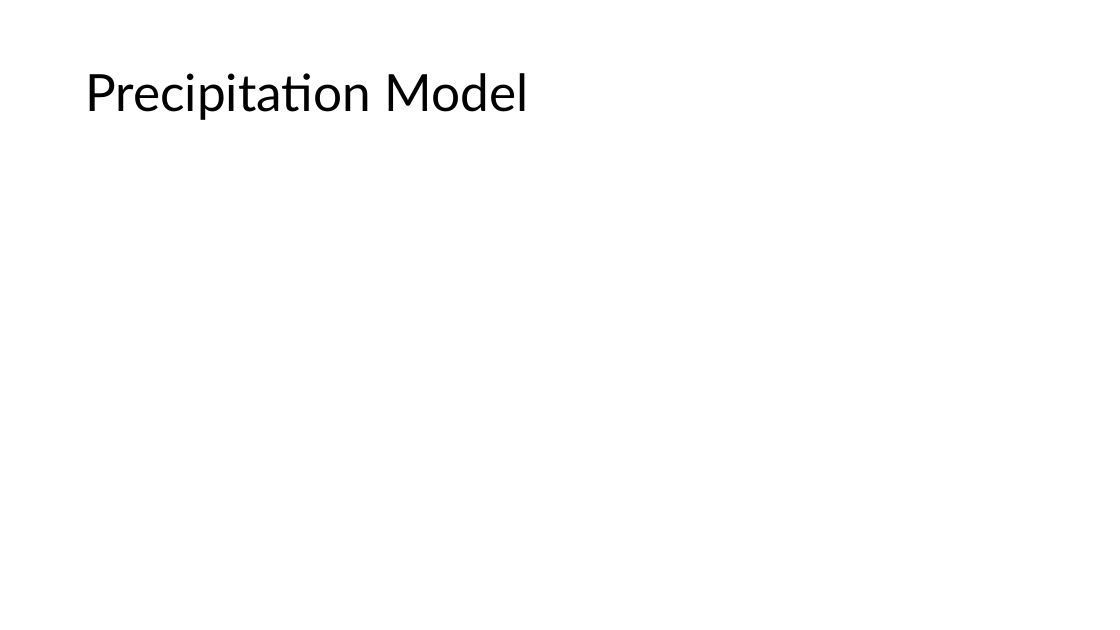
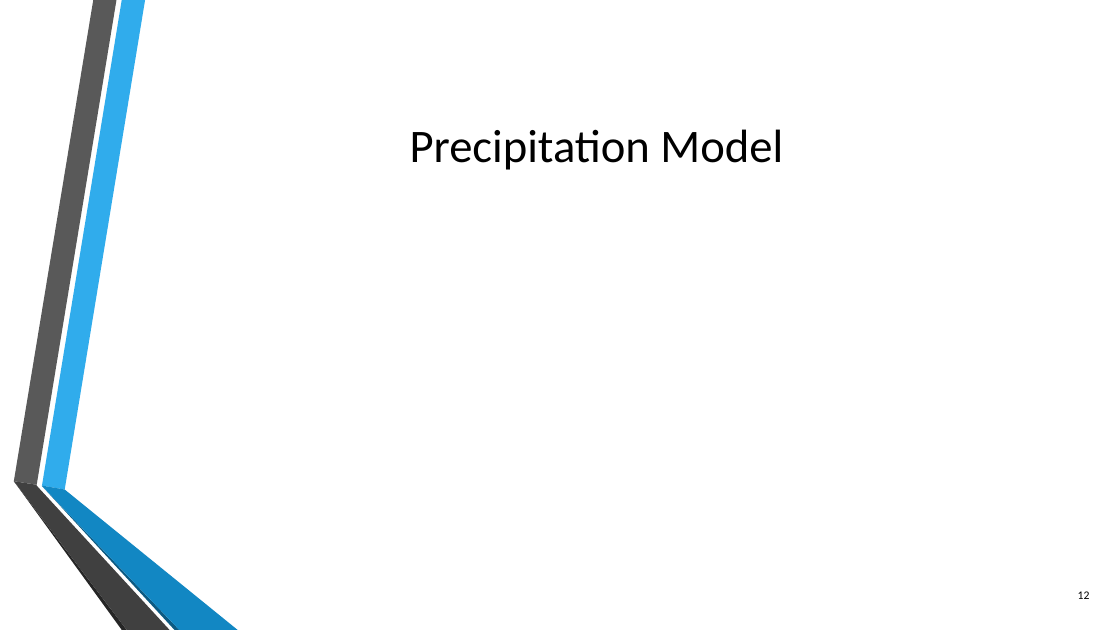
Before and after one commit to kstone3/Senior-Thesis, a slide deck: slide 12 of Thesis/thesis_defense.pptx (slide 11 before the commit). Drawn at 1120x630 pixels with LibreOffice and Linux fonts; fonts in the diff are those of the drawing; grey boxes stand for pictures; background and template pictures are left out. Boxes give left, top, right and bottom in pixels: in the first picture for what was removed or moved away, otherwise in the second. Text is boxed around its words. In the diff, an @@ line names an element or a change of style, - is before the commit and + after.

```diff
--- a/Thesis/thesis_defense.pptx
+++ b/Thesis/thesis_defense.pptx
@@ title "Precipitation Model": place and size @@
-title "Precipitation Model" at <box>85,73,528,120</box>
+title "Precipitation Model" at <box>410,129,783,170</box>
@@ title "Precipitation Model" at <box>410,129,783,170</box>: size 44 to 40 pt, font Lato to Calibri; alignment left to centre; line spacing 0.9 to 1 @@
@@ group added at <box>13,0,238,630</box>: 6 freeform shapes @@
@@ page number added at <box>1078,591,1090,599</box>, 10 pt, text #000000 @@
+12
```
Also in this commit, not shown: 12 other slides changed, 14 slides added, 4 slides removed, 16 other files.
